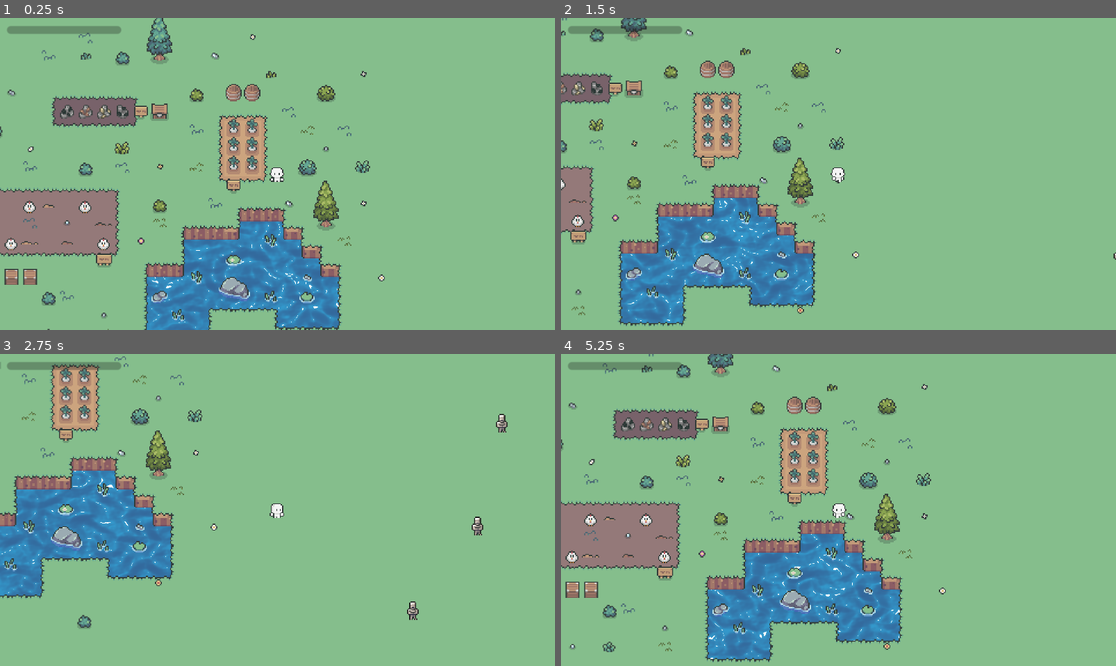
Above: before the commit, frames 1-4 (two rows, left to right).
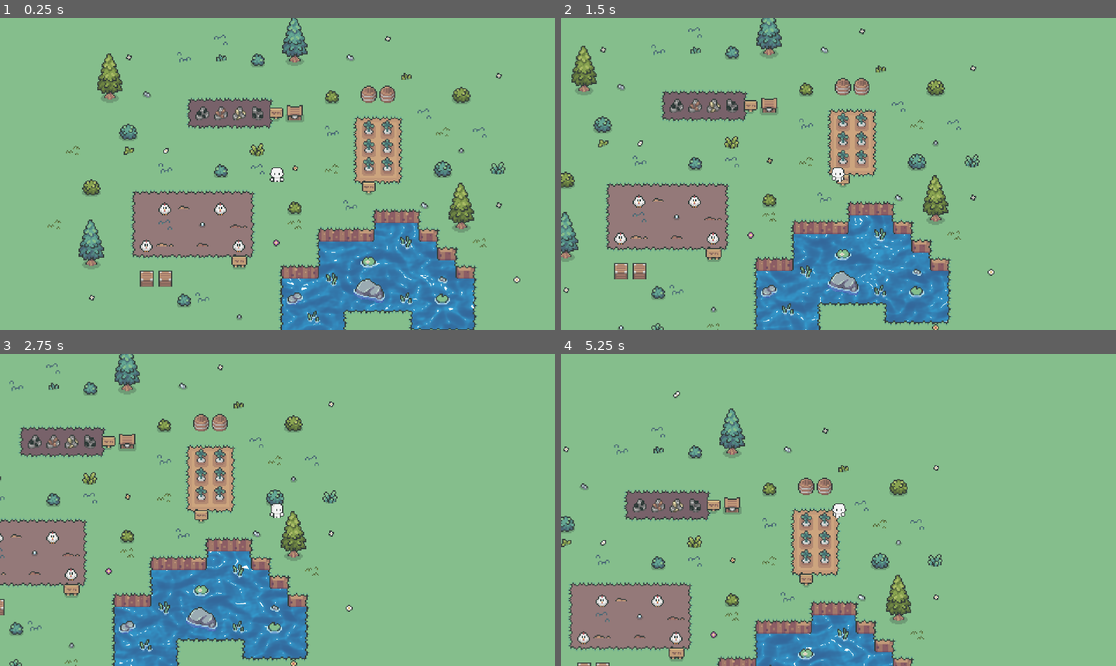
Above: after the commit, the same moments.

Repository: Lord-of-Madness/GameJam2024
Game: Godot game, scene res://Scenes/main_game.tscn
Two runs of this game, one before a commit and one after it. Both use one fixed random seed, a clock stepped at 60 frames per second and the inputs below. The engine's default icon, where the game draws it, is replaced by a stand-in: a white triangle on a blue panel in a dark square.
Inputs:
- Up to frame 1 (0.25 s): no input
- Up to frame 2 (1.5 s): hold D (right) 0.53-1.28 s; hold S (down) from 1.28 s (still down)
- Up to frame 3 (2.75 s): release S (down) at 2.03 s; hold D (right) from 2.03 s (still down)
- Up to frame 4 (5.25 s): release D (right) at 2.78 s; hold W (up) 2.78-3.53 s; hold A (left) 3.53-5.03 s; hold S (down) from 5.03 s (still down)

The runs differ from the first frame. In frame 1, 37% of the frame differs, in the area x 0-94%, y 0-100%; in frame 2, 32%; in frame 3, 29%; in frame 4, 31%.

Commit message:
Attatching proper scripts

Diff:
--- a/Scenes/main_game.tscn
+++ b/Scenes/main_game.tscn
@@ -1,7 +1,9 @@
 [gd_scene load_steps=12 format=3 uid="uid://rwuknlr3kl4u"]
 
+[ext_resource type="Script" path="res://Scenes/main_game.gd" id="1_4f8sh"]
 [ext_resource type="PackedScene" uid="uid://e5x1aso3uw0c" path="res://Scenes/Map.tscn" id="1_a3im0"]
 [ext_resource type="PackedScene" uid="uid://dc0yu32iay8ld" path="res://Scenes/enemy.tscn" id="2_yenkv"]
+[ext_resource type="Script" path="res://Scenes/Health_bar.gd" id="4_dmxu2"]
 [ext_resource type="Script" path="res://Scenes/cycle_announcement.gd" id="5_8yxll"]
 [ext_resource type="Shader" path="res://Scenes/Glitch.gdshader" id="5_wt5iu"]
 [ext_resource type="LabelSettings" uid="uid://bbm407nhinbqg" path="res://Scenes/LabelData/Pretty_Label.tres" id="6_wvree"]
@@ -22,8 +24,7 @@
 shader_parameter/shake_color_rate = 0.01
 
 [node name="Main game" type="Node2D"]
-daylenght = 5
-nigthlenght = 5
+script = ExtResource("1_4f8sh")
 
 [node name="Map" parent="." instance=ExtResource("1_a3im0")]
 z_index = -1
@@ -60,6 +61,7 @@
 grow_vertical = 2
 theme = SubResource("Theme_ilxjc")
 show_percentage = false
+script = ExtResource("4_dmxu2")
 
 [node name="CycleAnnouncement" type="Control" parent="CanvasLayer/Control"]
 layout_mode = 1
